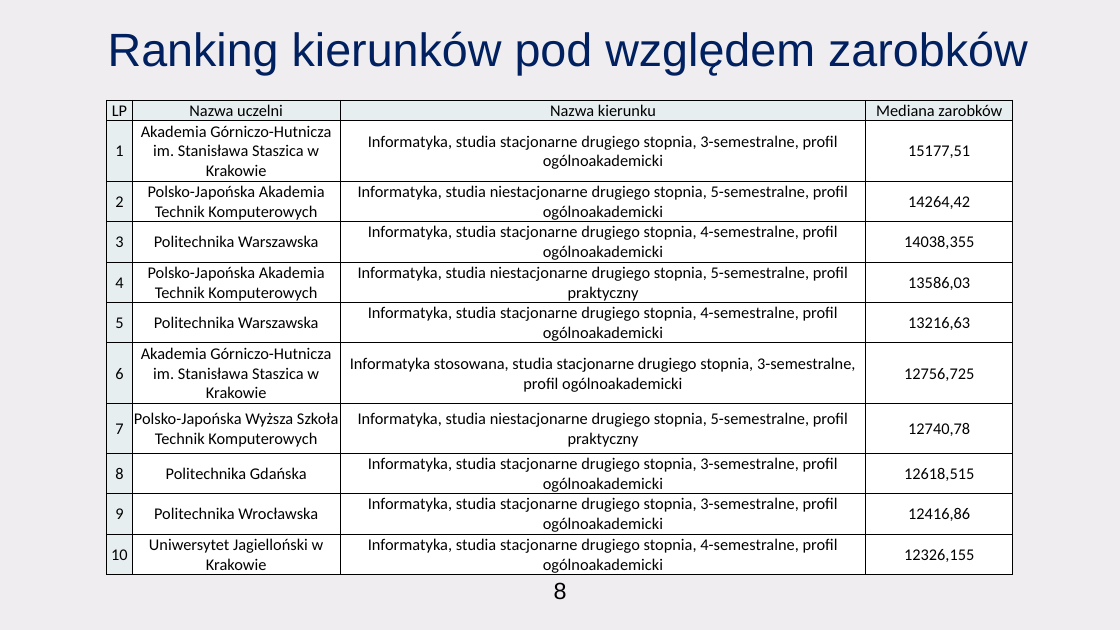
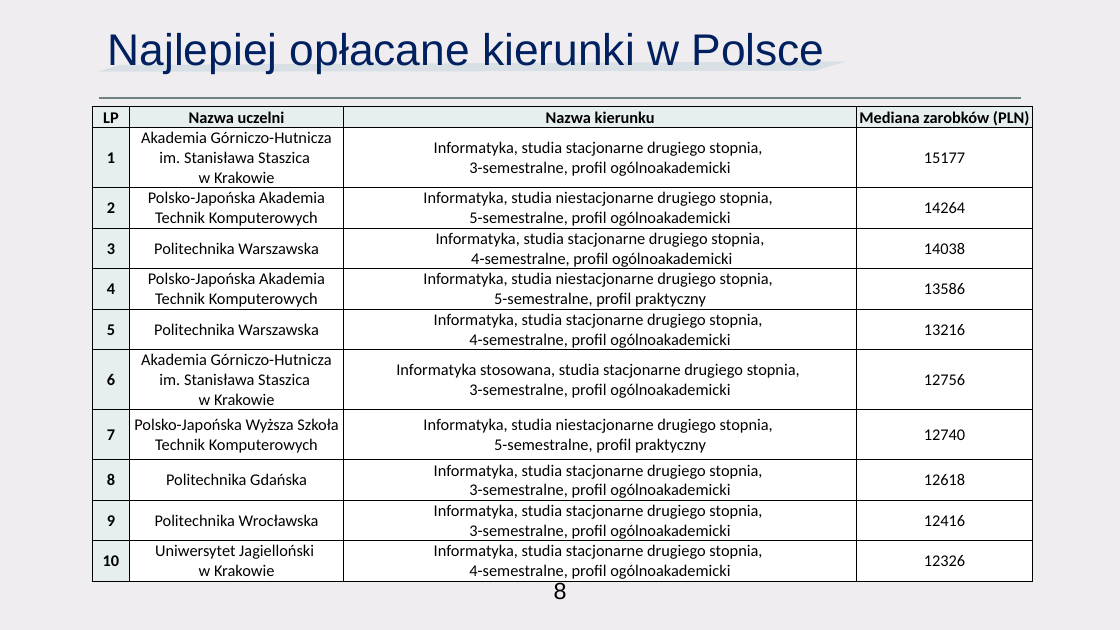
Before and after one commit to CptQuak/CasestudyGraduateEarnings, a slide deck: slide 9 of casestudy.pptx. Drawn at 1120x630 pixels with LibreOffice and Linux fonts; fonts in the diff are those of the drawing. Boxes give left, top, right and bottom in pixels: in the first picture for what was removed or moved away, otherwise in the second. Text is boxed around its words. In the diff, an @@ line names an element or a change of style, - is before the commit and + after.

```diff
--- a/casestudy.pptx
+++ b/casestudy.pptx
@@ title at (108, 33, 825, 74): text changed; size 40 to 38 pt @@
-Ranking kierunków pod względem zarobków
+Najlepiej opłacane kierunki w Polsce
@@ freeform shape added at (97, 61, 846, 71), fill #C3D5DF at 50% opacity @@
@@ table at (92, 107, 1033, 583) @@
-row 1, column 4: Mediana zarobków
+row 1, column 4: Mediana zarobków (PLN)
-row 2, column 4: 15177,51
+row 2, column 4: 15177
-row 3, column 4: 14264,42
+row 3, column 4: 14264
-row 4, column 4: 14038,355
+row 4, column 4: 14038
-row 5, column 4: 13586,03
+row 5, column 4: 13586
-row 6, column 4: 13216,63
+row 6, column 4: 13216
-row 7, column 4: 12756,725
+row 7, column 4: 12756
-row 8, column 4: 12740,78
+row 8, column 4: 12740
-row 9, column 4: 12618,515
+row 9, column 4: 12618
-row 10, column 4: 12416,86
+row 10, column 4: 12416
-row 11, column 4: 12326,155
+row 11, column 4: 12326
@@ bold on in "LP", "Nazwa uczelni", "Nazwa kierunku", "1" and 9 more places @@
@@ table: place and size @@
-table at (107, 100, 1012, 579)
+table at (92, 107, 1033, 583)
@@ line added from (99, 97) to (1021, 97), #6F8183 1.75 pt @@
```
Also in this commit, not shown: 8 other slides changed, 3 slides added, 2 slides removed, 8 other files.
